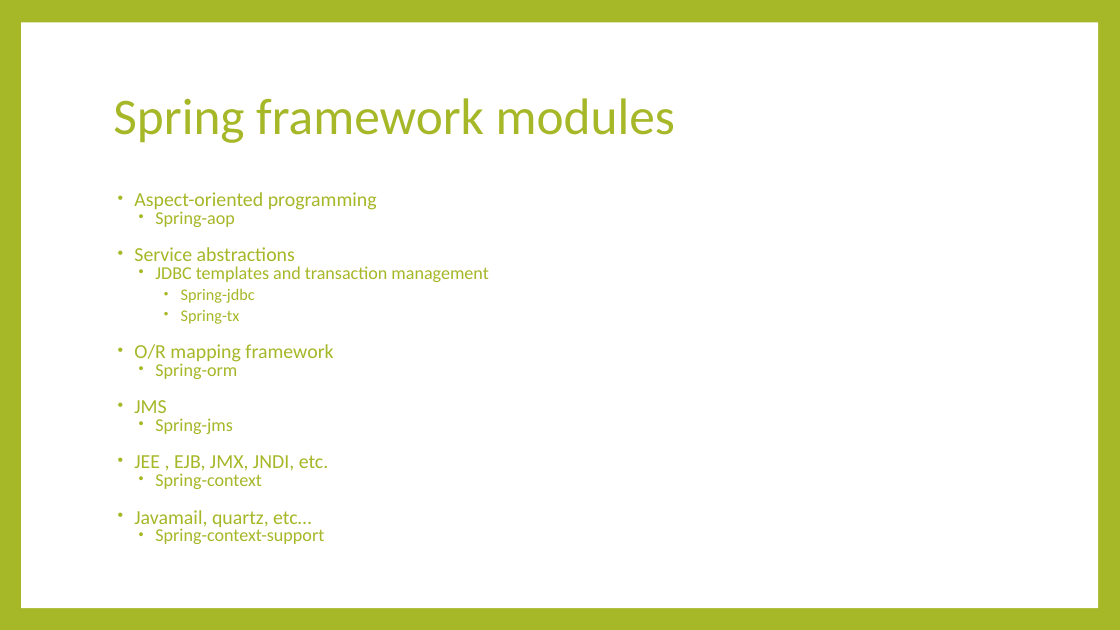
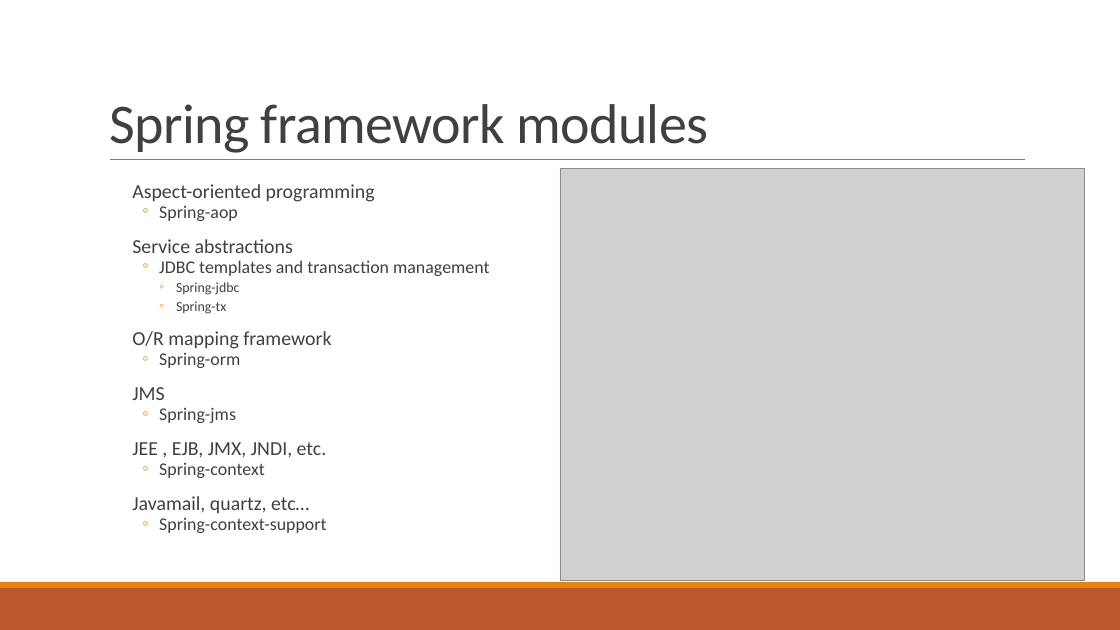
Before and after one commit to minhcnrs/JAVA_Course_Spring_Training, a slide deck: slide 30 of course/Spring-Day2.pptx. Drawn at 1120x630 pixels with LibreOffice and Linux fonts; fonts in the diff are those of the drawing; grey boxes stand for pictures. Boxes give left, top, right and bottom in pixels: in the first picture for what was removed or moved away, otherwise in the second. Text is boxed around its words. In the diff, an @@ line names an element or a change of style, - is before the commit and + after.

```diff
--- a/course/Spring-Day2.pptx
+++ b/course/Spring-Day2.pptx
@@ background #A6B727 to #FFFFFF @@
@@ rectangle removed at (21, 23, 1098, 608) @@
@@ title "Spring framework modules" at (109, 104, 708, 153): size 44 to 48 pt, text colour #A6B727 to #404040, letter spacing 0 to -0.5 pt; line spacing 0.9 to 0.85; vertical alignment middle to bottom @@
@@ line added from (110, 160) to (1026, 160), #808080 0.5 pt @@
@@ picture added at (560, 169, 1085, 581) @@
@@ text "Aspect-oriented programming": place and size @@
-text "Aspect-oriented programming" at (134, 192, 488, 544)
+text "Aspect-oriented programming" at (132, 184, 489, 533)
@@ text "Aspect-oriented programming" at (132, 184, 489, 533): size 17.1 to 17 pt in "Aspect-oriented programming", "Service abstractions", "O/R mapping framework", "JMS" and 2 more places; text colour #A6B727 to #404040; size 15.5 to 15.3 pt in "Spring-aop", "JDBC templates and transaction management", "Spring-orm", "Spring-jms" and 2 more places; size 13.9 to 11.9 pt in "Spring-jdbc", "Spring-tx"; bullet • to  ; bullet colour #A6B727 to #E48312; bullet • to ◦ @@
@@ rectangle added at (0, 588, 1120, 630), fill #BD582C @@
@@ rectangle added at (0, 582, 1120, 588), fill #E48312 @@
```
Also in this commit, not shown: 57 other slides changed, 3 slides added, 2 slides removed, 23 other files.
